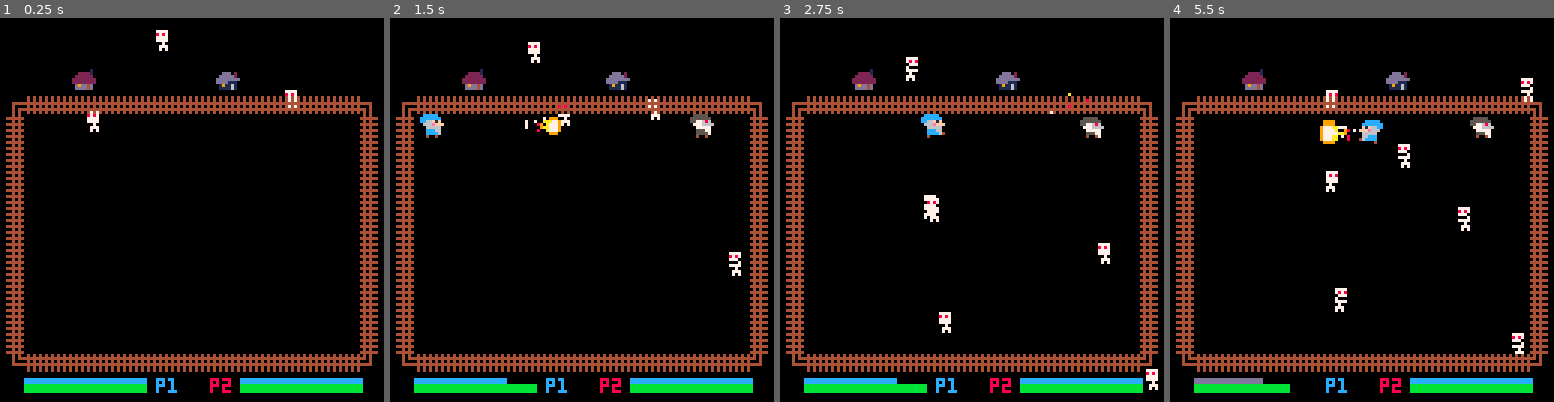
Above: before the commit, frames 1-4 (left to right).
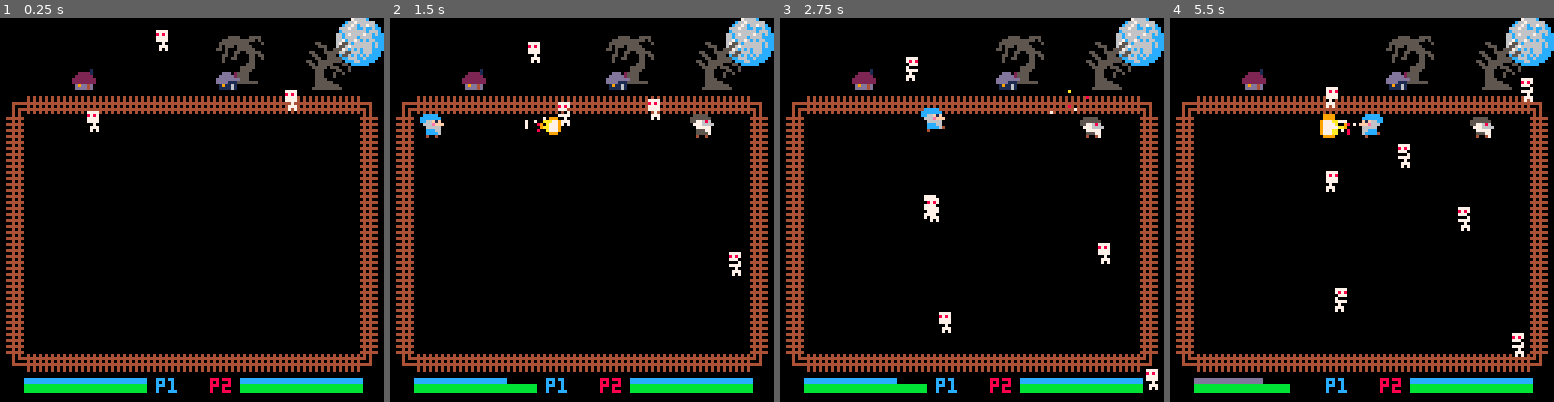
Above: after the commit, the same moments.

Repository: ravertass/wizardkingz
Game: PICO-8 cartridge wizardz.p8
Same seed, same stepped clock (60 frames per second), same inputs: the game is played once before the commit and once after it.
Inputs:
- Up to frame 1 (0.25 s): no input
- Up to frame 2 (1.5 s): tap X (X key) at 0.33, 1.07 s
- Up to frame 3 (2.75 s): hold Right 1.6-2.1 s; tap X (X key) at 1.85 s; hold Up 2.15-2.42 s; hold Right from 2.47 s (still down)
- Up to frame 4 (5.5 s): tap X (X key) at 2.97, 4.08, 5.2 s; release Right at 3.03 s; hold Left 3.08-3.58 s; hold Down 3.63-3.97 s; hold Right 4.02-4.68 s; hold Up 4.73-5.03 s; hold Left from 5.08 s (still down)

The runs differ from the first frame. In frame 1, 2.6% of the frame differs, in the area x 22-100%, y 0-25%; in frame 2, 2.6%; in frame 3, 2.9%; in frame 4, 3.3%, in the area x 39-100%, y 0-89%.

Commit message:
Add scary trees and scary moon

Diff:
--- a/wizardz.p8
+++ b/wizardz.p8
@@ -95,6 +95,9 @@
 fence_sprs = {192, 193, 194, 195}
 house_sprs = {208, 209, 210}
 house1_sprs = {224, 225, 226}
+moon_spr = {196}
+scary_tree_spr = {198}
+scary_tree1_spr = {200}
 house_animation_index = 1
 house1_animation_index = 1
 house_countdown = 1
@@ -305,8 +308,8 @@
     pl.acc.y = 0
   end
   pl.y = pl.y + pl.vel.y
-  if pl.y <= 32 then
-    pl.y = 32
+  if pl.y <= 30 then
+    pl.y = 30
   end
   if pl.y >= 104 then
     pl.y = 104
@@ -635,7 +638,7 @@
 
 function draw_gamescreen()
   cls()
-  draw_fences()
+  draw_environment()
   foreach(skeltals, draw_entity)
   foreach(skeltals, skeltal_chew)
   draw_players()
@@ -645,11 +648,12 @@
   foreach(fire_particles, draw_fire_particle)
   draw_manabars()
   draw_healthbars()
-  draw_environment()
 end
 
 function draw_environment()
   draw_fences()
+  draw_moon()
+  draw_scary_trees()
   draw_houses()
 end
 
@@ -892,6 +896,15 @@
   if house_countdown > 300 then
     house_countdown = 1
   end
+end
+
+function draw_moon()
+  spr(moon_spr[1], 112, 0, 2, 2)
+end
+
+function draw_scary_trees()
+  spr(scary_tree_spr[1], 102, 8, 2, 2)
+  spr(scary_tree1_spr[1], 72, 6, 2, 2)
 end
 
 __gfx__
